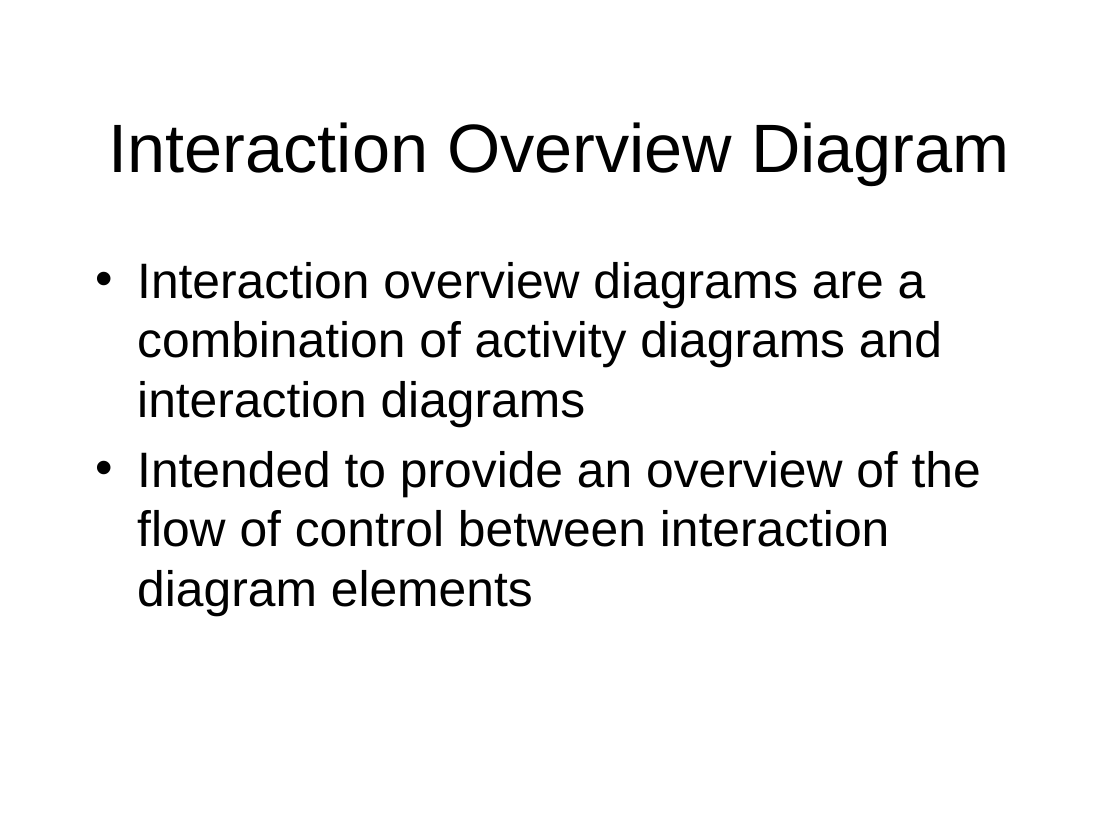
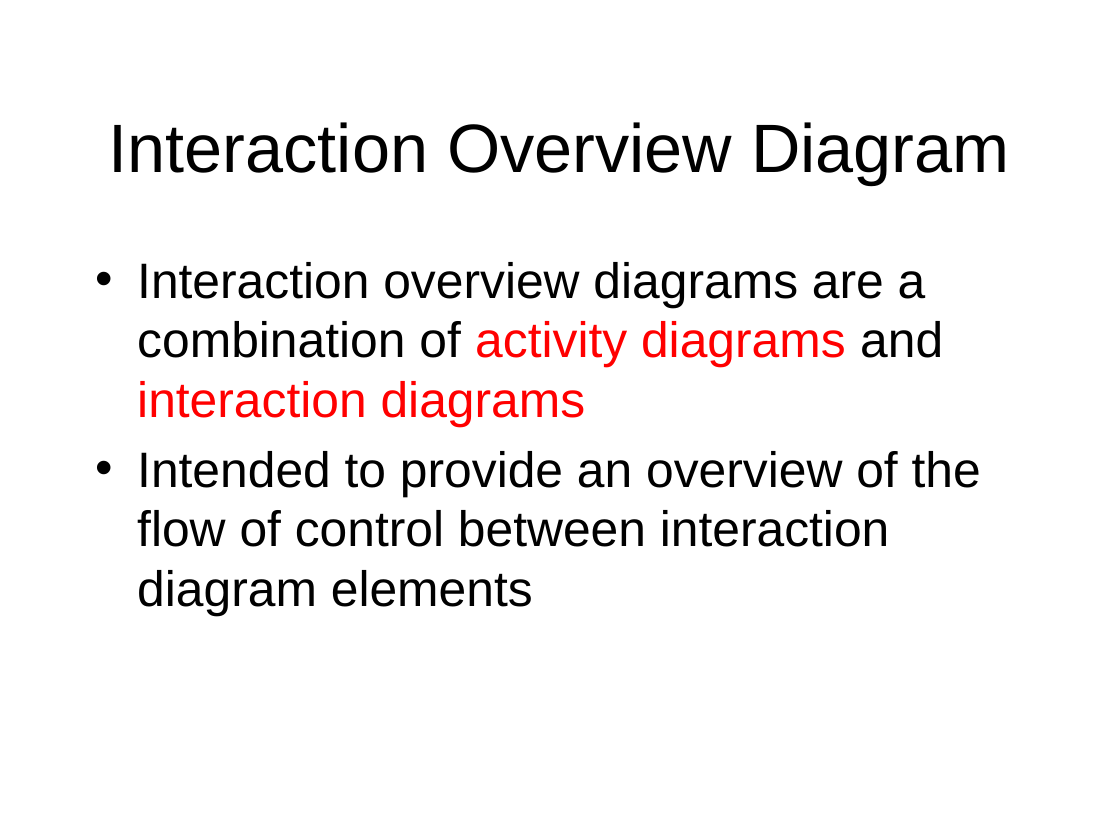
Before and after one commit to octaviordz/zjnu2017.github.io, a slide deck: slide 8 of OOAD/lectures/070--Notation.Part.2.pptx (slide 7 before the commit). Drawn at 1120x840 pixels with LibreOffice and Linux fonts; fonts in the diff are those of the drawing. Boxes give left, top, right and bottom in pixels: in the first picture for what was removed or moved away, otherwise in the second. Text is boxed around its words. In the diff, an @@ line names an element or a change of style, - is before the commit and + after.

```diff
--- a/OOAD/lectures/070--Notation.Part.2.pptx
+++ b/OOAD/lectures/070--Notation.Part.2.pptx
@@ text at [137, 262, 943, 427]: text colour #000000 to #FF0000 in "activity diagrams interaction diagrams" @@
```
Also in this commit, not shown: 2 slides added, 3 other files.
